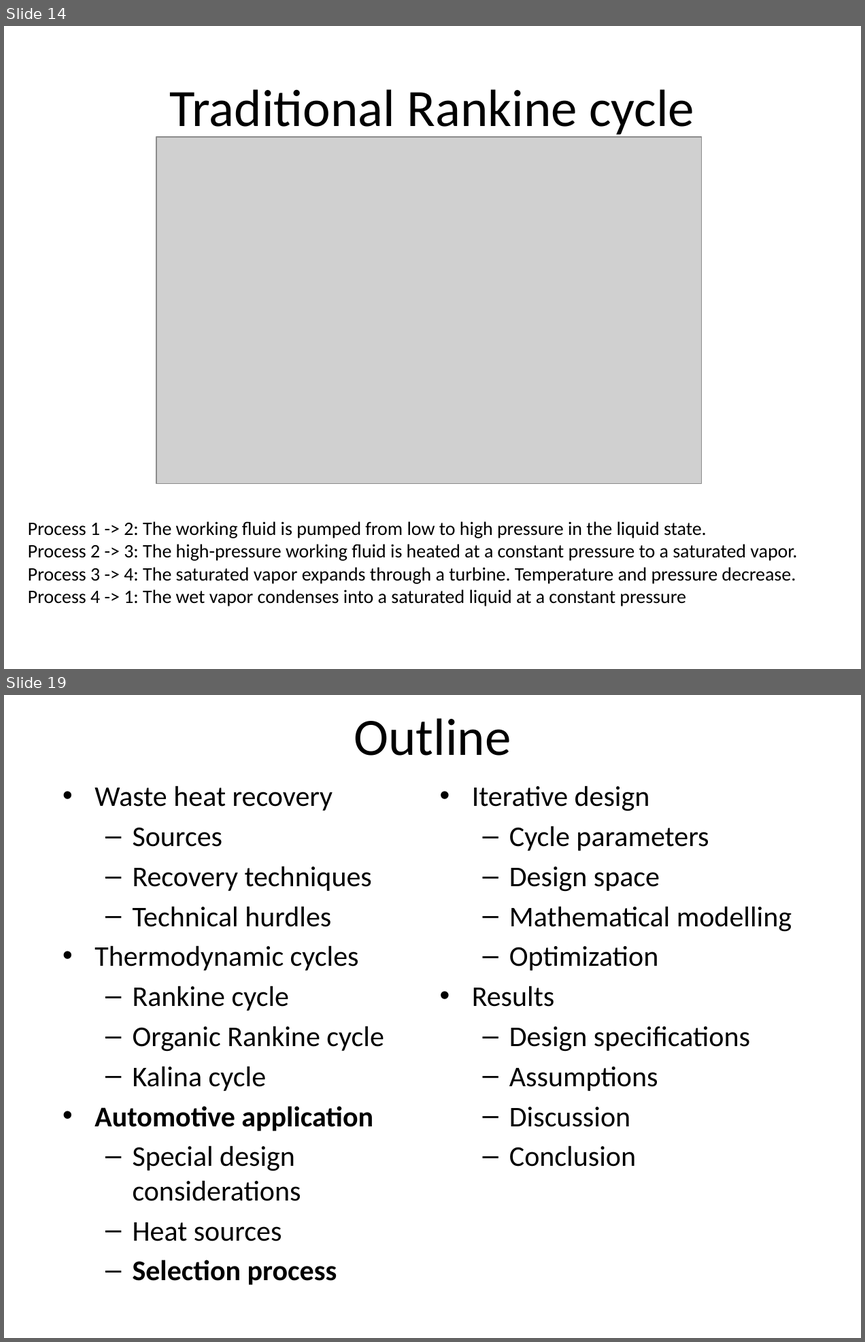
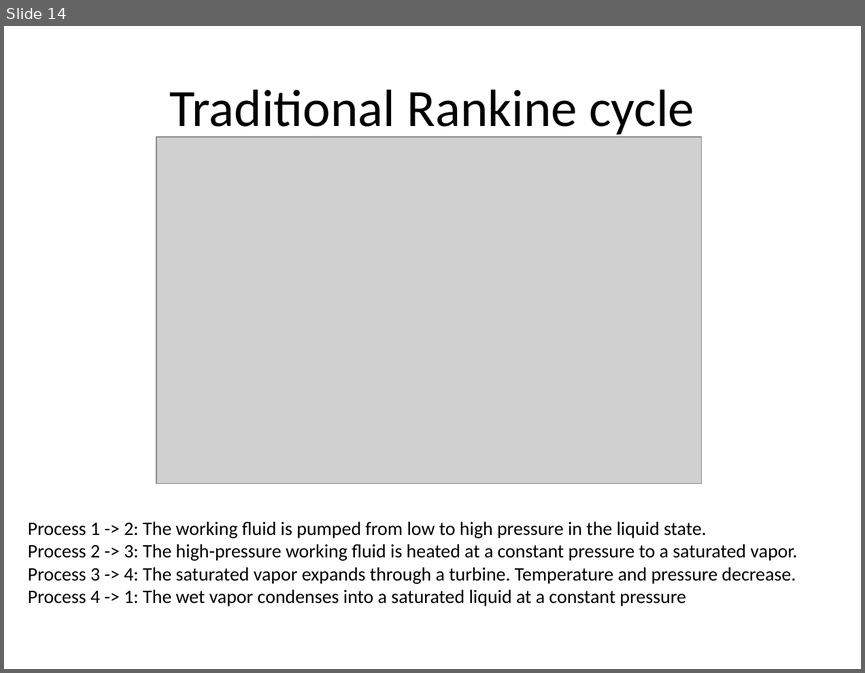
Before and after one commit to gmclapp/Masters_Thesis, a slide deck: Proposal/Proposal presentation.pptx. Shown one above the other, each under a label of ours: slides 14 and 19 before the commit, slide 14 after it; the slides between them are not shown. The pictures are 865x1342 and 865x673 pixels, drawn with LibreOffice and Linux fonts; fonts in the diff are those of the drawing; grey boxes stand for pictures; background and template pictures are left out. Boxes give left, top, right and bottom in pixels: in the first picture for what was removed or moved away, otherwise in the second. Text is boxed around its words. In the diff, an @@ line names an element or a change of style, - is before the commit and + after.

```diff
--- a/Proposal/Proposal presentation.pptx
+++ b/Proposal/Proposal presentation.pptx
@@ slide 19 removed at (4, 695, 861, 1338), background picture (left out) @@
@@ title removed at (354, 718, 511, 756) @@
-Outline
@@ text removed at (94, 785, 791, 1285) @@
-• Waste heat recovery
-  – Sources
-  – Recovery techniques
-  – Technical hurdles
-• Thermodynamic cycles
-  – Rankine cycle
-  – Organic Rankine cycle
-  – Kalina cycle
-• Automotive application
-  – Special design considerations
-  – Heat sources
-  – Selection process
-• Iterative design
-  – Cycle parameters
-  – Design space
-  – Mathematical modelling
-  – Optimization
-• Results
-  – Design specifications
-  – Assumptions
-  – Discussion
-  – Conclusion
```
Also in this commit, not shown: 17 slides changed, 12 slides added, 1 other file.
